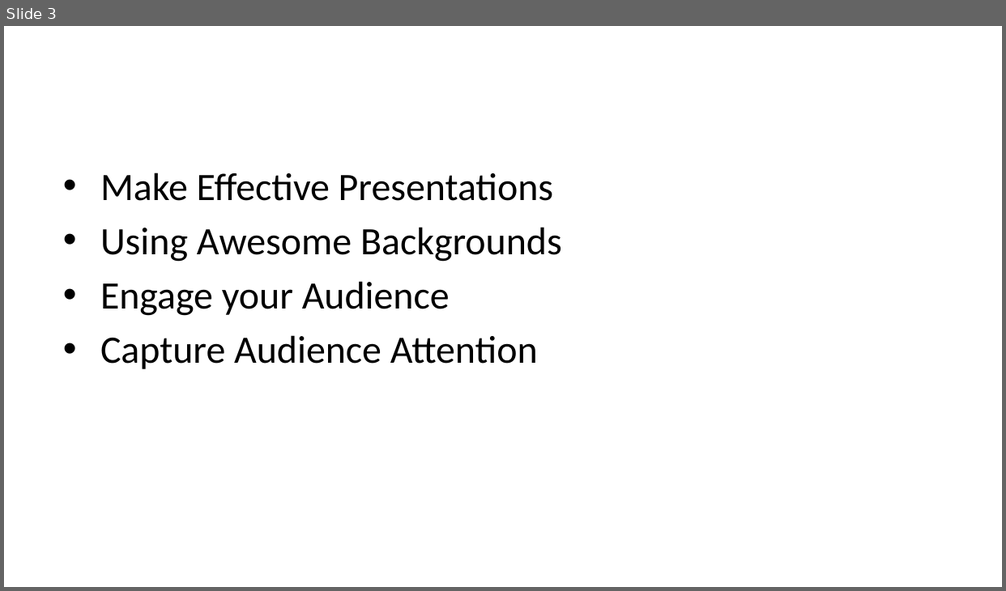
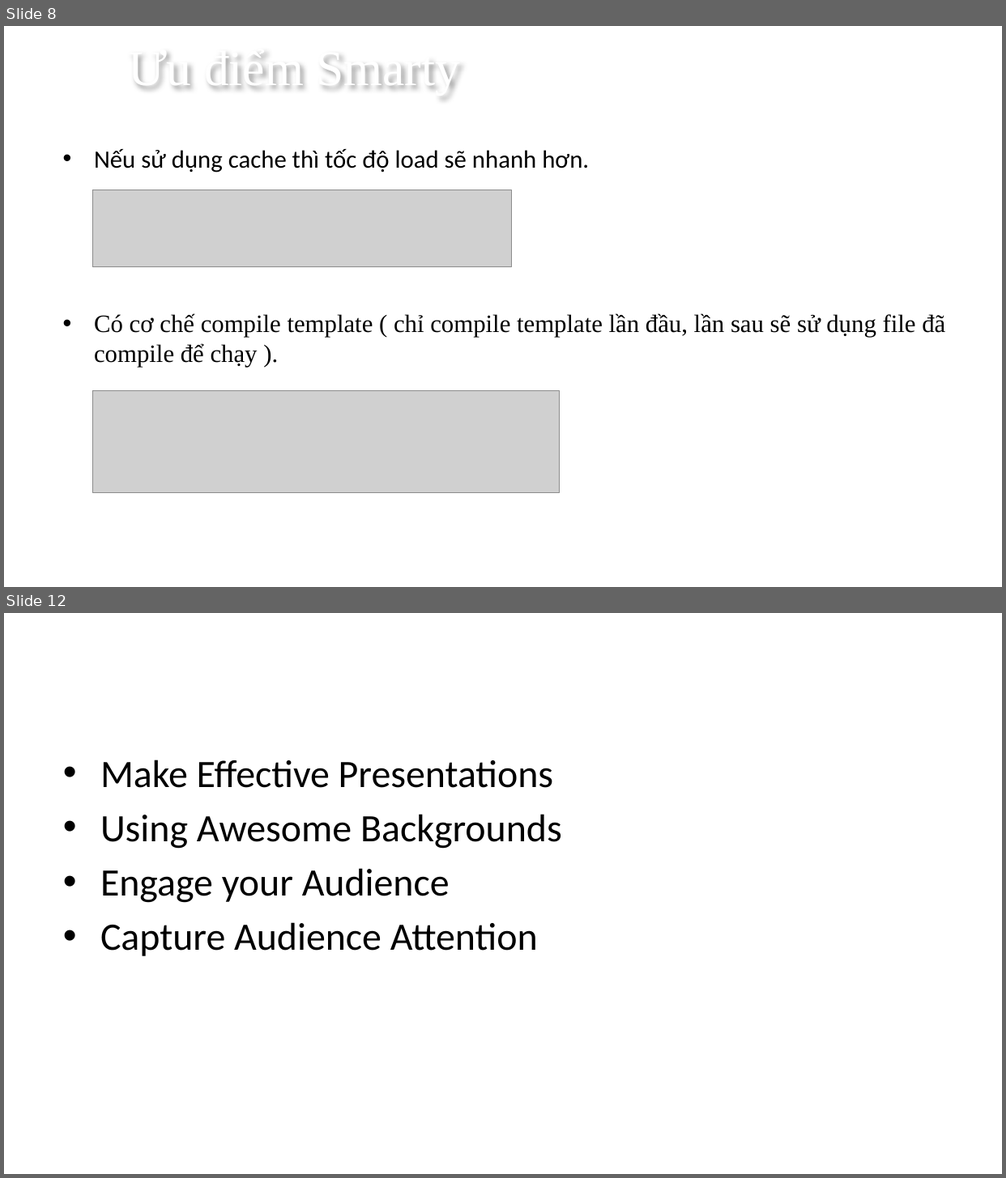
Before and after one commit to norihood/nihongo, a slide deck: PP dep/Mau_PowerPoint_Dep/smarty.pptx. Shown one above the other, each under a label of ours: slide 3 before the commit, slides 8 and 12 after it; the slides between them are not shown. The pictures are 1006x591 and 1006x1178 pixels, drawn with LibreOffice and Linux fonts; fonts in the diff are those of the drawing; grey boxes stand for pictures; background and template pictures are left out. Boxes give left, top, right and bottom in pixels: in the first picture for what was removed or moved away, otherwise in the second. Text is boxed around its words. In the diff, an @@ line names an element or a change of style, - is before the commit and + after.

```diff
--- a/PP dep/Mau_PowerPoint_Dep/smarty.pptx
+++ b/PP dep/Mau_PowerPoint_Dep/smarty.pptx
@@ slide 8 added at (4, 26, 1002, 587), background picture (left out) @@
@@ text added at (128, 54, 461, 89), 36 pt, text #FFFFFF @@
+Ưu điểm Smarty
@@ text added at (94, 149, 945, 367), 18 pt, text #000000 @@
+• Nếu sử dụng cache thì tốc độ load sẽ nhanh hơn.
+• Có cơ chế compile template ( chỉ compile template lần đầu, lần sau sẽ sử dụng file đã compile để chạy ).
@@ picture added at (93, 190, 512, 267) @@
@@ picture added at (93, 391, 560, 493) @@
@@ what was slide 3 is now slide 12 @@
```
Also in this commit, not shown: 1 slide changed, 8 other slides added, 1 other file.
